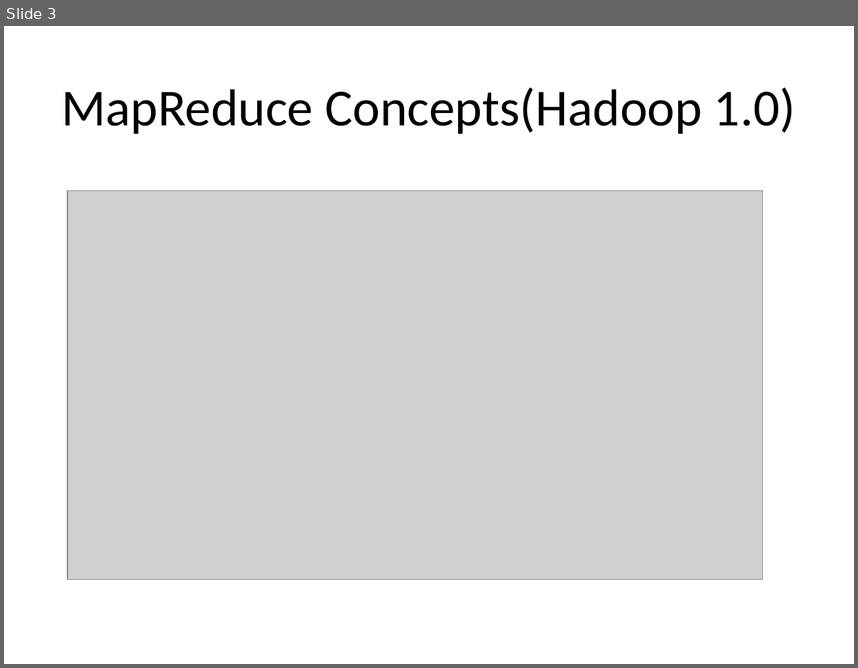
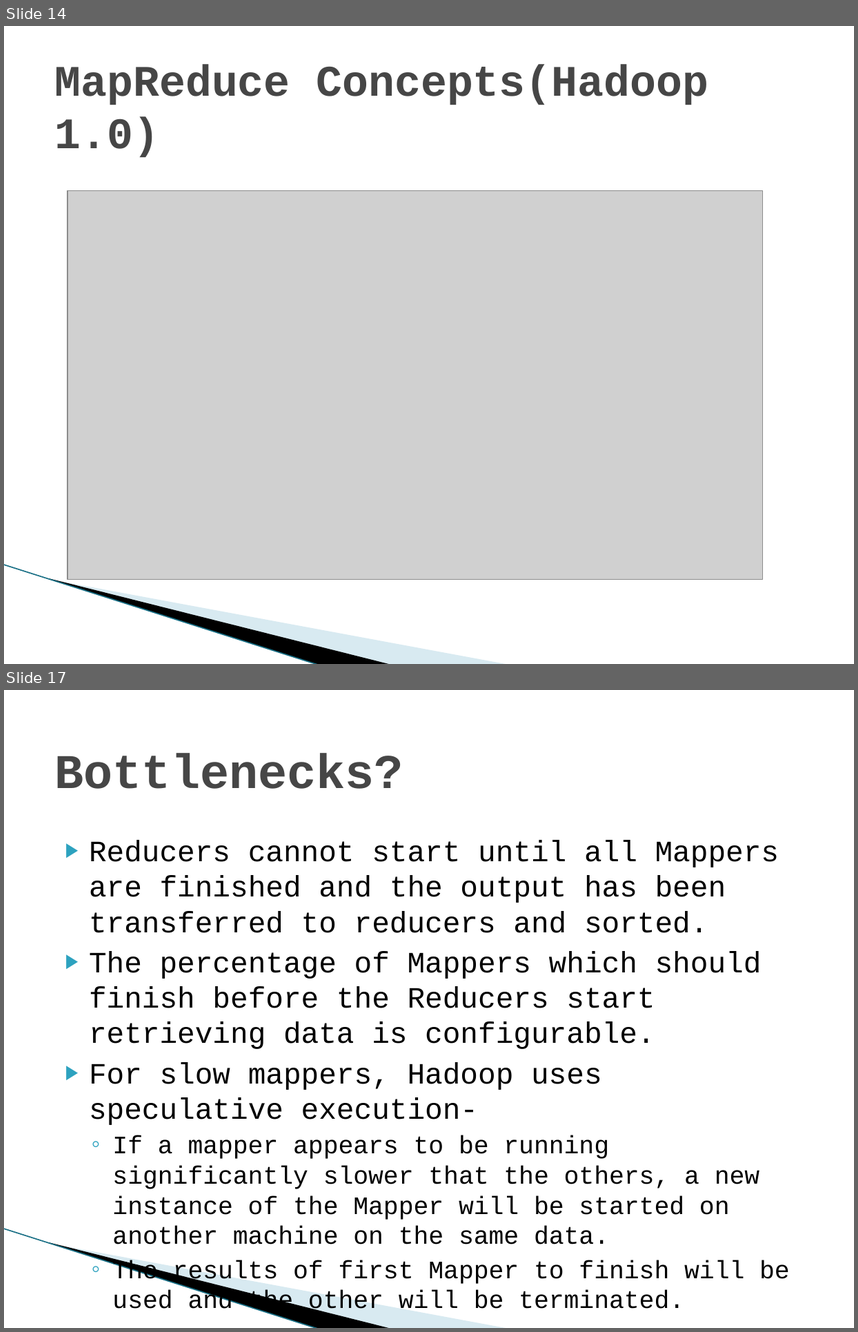
Before and after one commit to meenansha/UrbanPro, a slide deck: Big_Data_Training/Big_Data_Lecture_4.pptx. Shown one above the other, each under a label of ours: slide 3 before the commit, slides 14 and 17 after it; the slides between them are not shown. The pictures are 858x668 and 858x1332 pixels, drawn with LibreOffice and Linux fonts; fonts in the diff are those of the drawing; grey boxes stand for pictures; background and template pictures are left out. Boxes give left, top, right and bottom in pixels: in the first picture for what was removed or moved away, otherwise in the second. Text is boxed around its words. In the diff, an @@ line names an element or a change of style, - is before the commit and + after.

```diff
--- a/Big_Data_Training/Big_Data_Lecture_4.pptx
+++ b/Big_Data_Training/Big_Data_Lecture_4.pptx
@@ slide 17 added at box(4, 690, 854, 1328), background #FFFFFF; not listed: 3 template elements that a slide beside it also shows @@
@@ title added at box(55, 753, 404, 789), 41 pt, text #464646, bold @@
+Bottlenecks?
@@ text added at box(89, 840, 790, 1315), 25 pt, text #000000 @@
+▶ Reducers cannot start until all Mappers are finished and the output has been transferred to reducers and sorted.
+▶ The percentage of Mappers which should finish before the Reducers start retrieving data is configurable.
+▶ For slow mappers, Hadoop uses speculative execution-
+  ◦ If a mapper appears to be running significantly slower that the others, a new instance of the Mapper will be started on another machine on the same data.
+  ◦ The results of first Mapper to finish will be used and the other will be terminated.
@@ what was slide 3 is now slide 14 @@
@@ slide 14 changed as well @@
@@ title "MapReduce Concepts(Hadoop 1.0)" at box(55, 65, 708, 157): size 44 to 36.9 pt, font Calibri to Courier New, text colour #000000 to #464646, bold on; alignment centre to left @@
@@ line added from (4, 564) to (319, 664), #97C5D8 0.95 pt @@
@@ freeform shape added at box(49, 578, 392, 664), fill #000000 @@
@@ freeform shape added at box(51, 579, 510, 664), fill #A0CBDC at 40% opacity @@
```
Also in this commit, not shown: 3 other slides changed, 21 other slides added, 3 slides removed, 8 other files.
